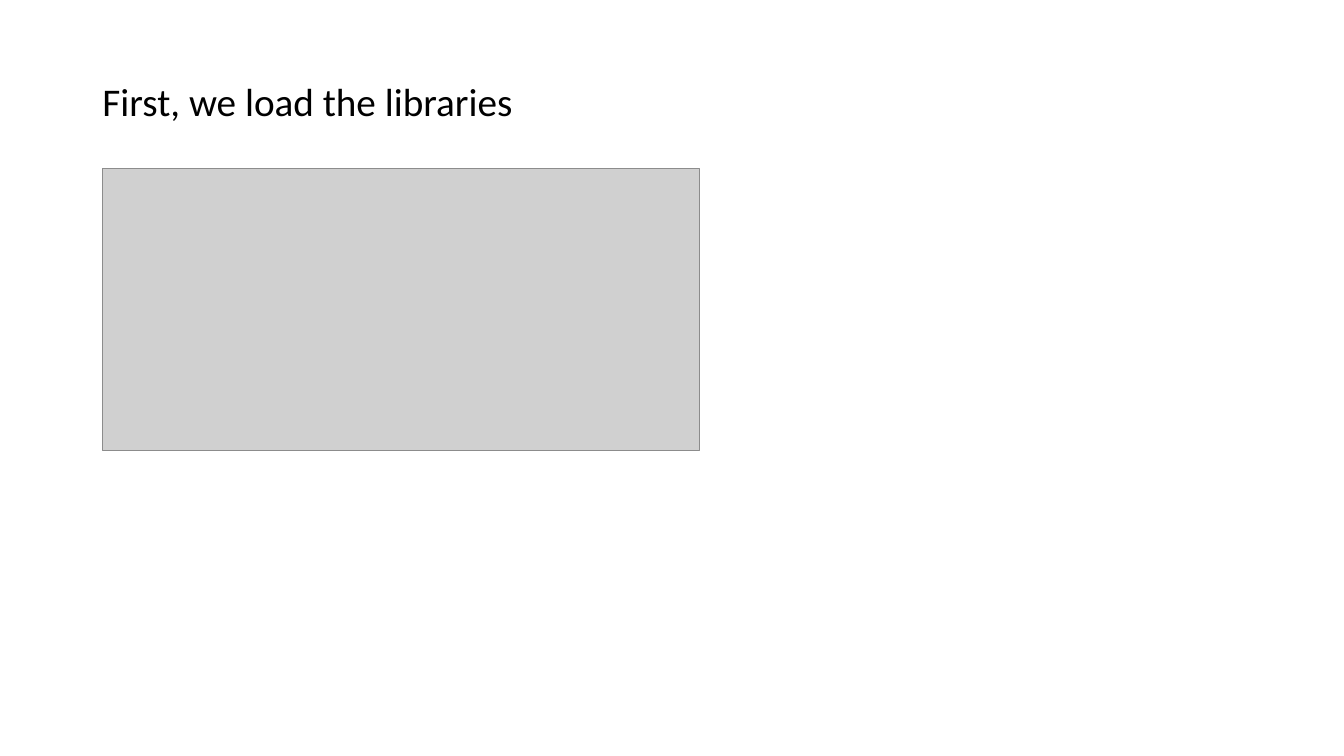
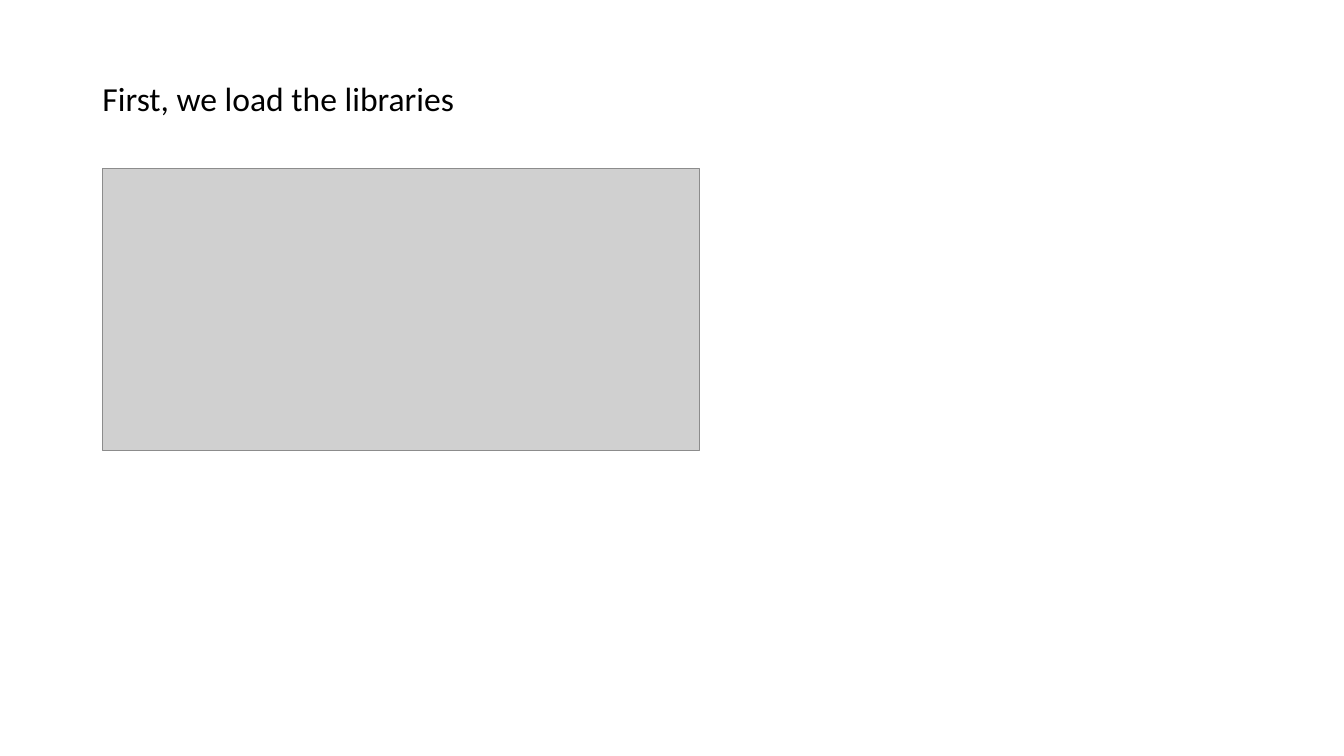
Before and after one commit to datduong/CS269_tutorial, a slide deck: slide 8 of CS269PresentationOwnOptimFunction.pptx. Drawn at 1344x756 pixels with LibreOffice and Linux fonts; fonts in the diff are those of the drawing; grey boxes stand for pictures. Boxes give left, top, right and bottom in pixels: in the first picture for what was removed or moved away, otherwise in the second. Text is boxed around its words. In the diff, an @@ line names an element or a change of style, - is before the commit and + after.

```diff
--- a/CS269PresentationOwnOptimFunction.pptx
+++ b/CS269PresentationOwnOptimFunction.pptx
@@ text "First, we load the libraries" at [102,87,454,115]: size 28 to 24 pt @@
```
Also in this commit, not shown: 6 other slides changed, 3 slides added.
